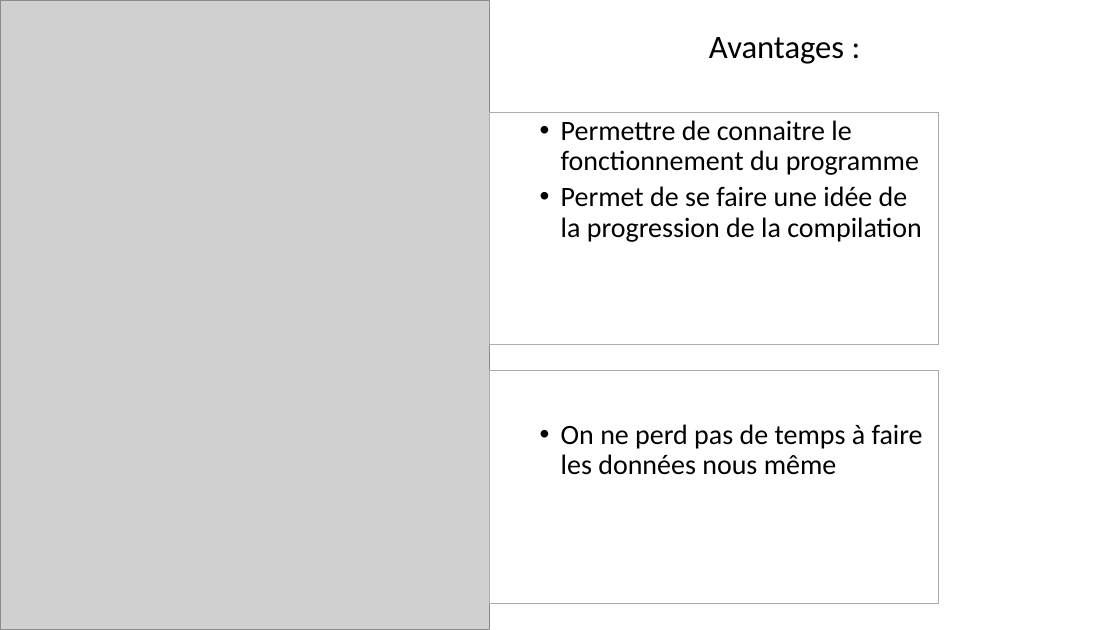
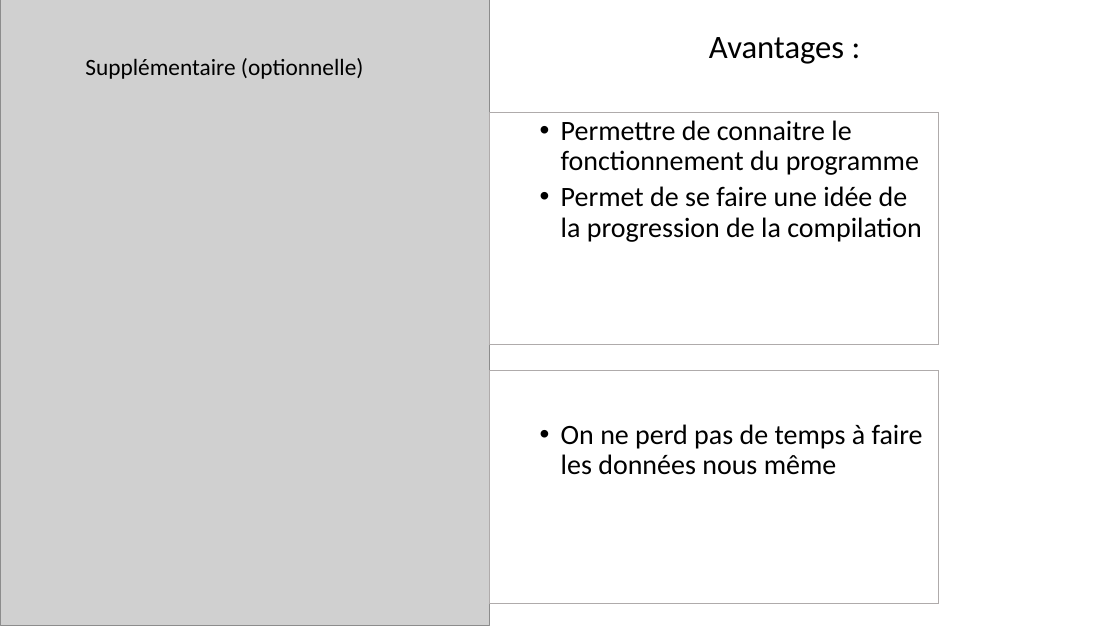
Before and after one commit to felttl/Mazer, a slide deck: slide 5 of main/presentation.pptx (slide 4 before the commit). Drawn at 1120x630 pixels with LibreOffice and Linux fonts; fonts in the diff are those of the drawing; grey boxes stand for pictures. Boxes give left, top, right and bottom in pixels: in the first picture for what was removed or moved away, otherwise in the second. Text is boxed around its words. In the diff, an @@ line names an element or a change of style, - is before the commit and + after.

```diff
--- a/main/presentation.pptx
+++ b/main/presentation.pptx
@@ picture: place and size @@
-picture at [0,0,490,630]
+picture at [0,0,490,626]
@@ text added at [85,58,363,79], 20 pt, text #000000 @@
+  Supplémentaire (optionnelle)
```
Also in this commit, not shown: 2 other slides changed, 1 slide added, 3 other files.
